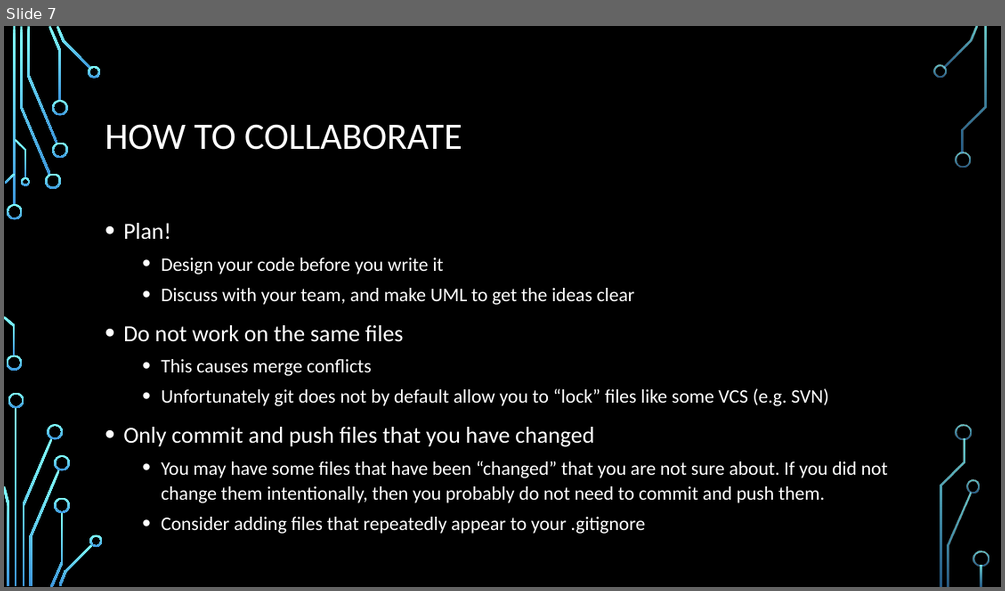
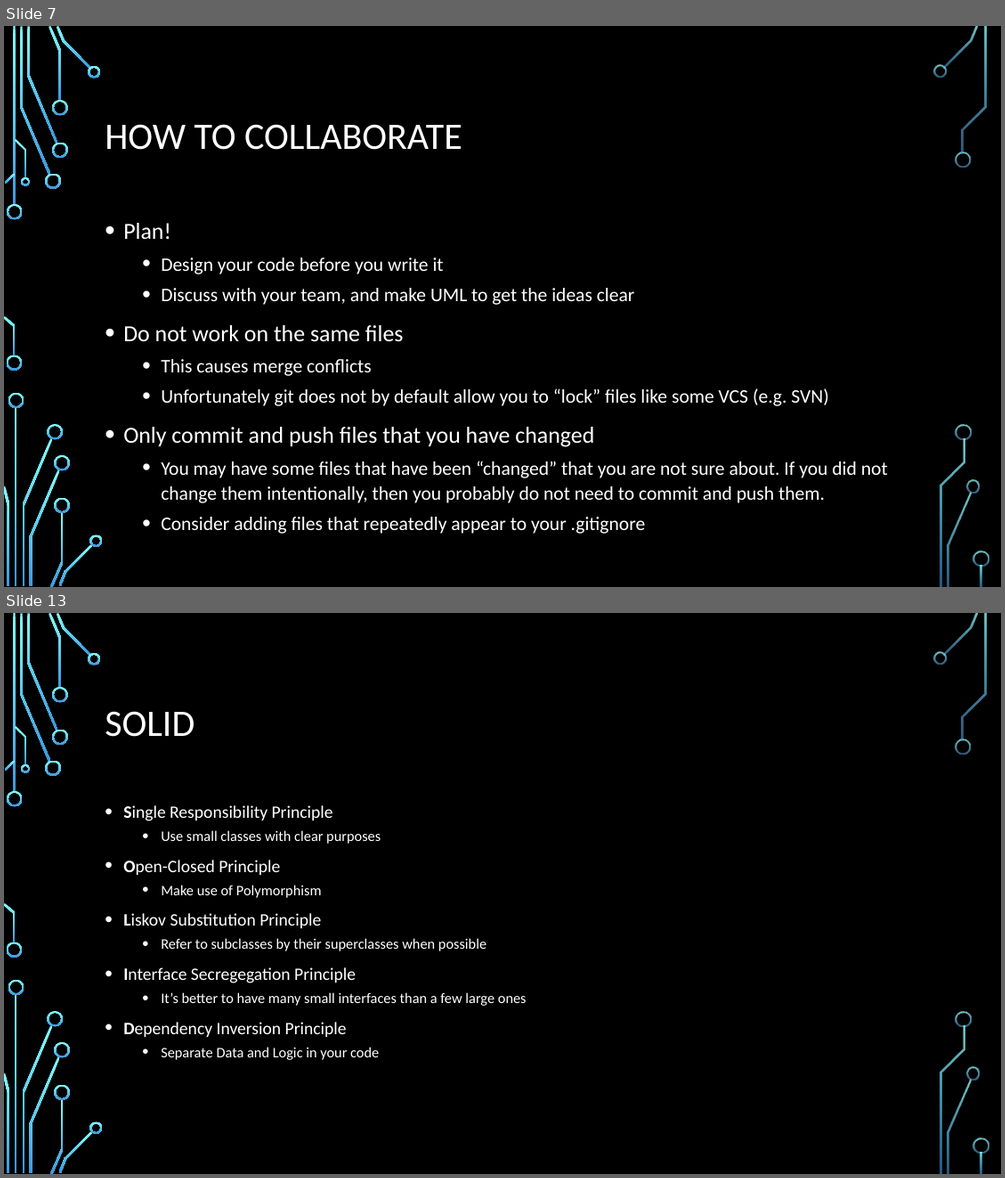
Before and after one commit to EoinRaff/Java_Demo, a slide deck: Github Workflow.pptx. Shown one above the other, each under a label of ours: slide 7 before the commit, slides 7 and 13 after it; the slides between them are not shown. The pictures are 1005x591 and 1005x1178 pixels, drawn with LibreOffice and Linux fonts; fonts in the diff are those of the drawing; background and template pictures are left out. Boxes give left, top, right and bottom in pixels: in the first picture for what was removed or moved away, otherwise in the second. Text is boxed around its words. In the diff, an @@ line names an element or a change of style, - is before the commit and + after.

Commit message:
added DRY and SOLID sections to presentation

```diff
--- a/Github Workflow.pptx
+++ b/Github Workflow.pptx
@@ slide 13 added at box(4, 613, 1001, 1174), background picture (left out); not listed: 36 template elements that a slide beside it also shows @@
@@ title added at box(105, 711, 194, 737), 36 pt, text #FFFFFF @@
+SOLID
@@ text added at box(123, 805, 526, 1060), 14 pt, text #FFFFFF @@
+• Single Responsibility Principle
+  • Use small classes with clear purposes
+• Open-Closed Principle
+  • Make use of Polymorphism
+• Liskov Substitution Principle
+  • Refer to subclasses by their superclasses when possible
+• Interface Secregegation Principle
+  • It’s better to have many small interfaces than a few large ones
+• Dependency Inversion Principle
+  • Separate Data and Logic in your code
```
Also in this commit, not shown: 2 slides changed, 4 other slides added.
